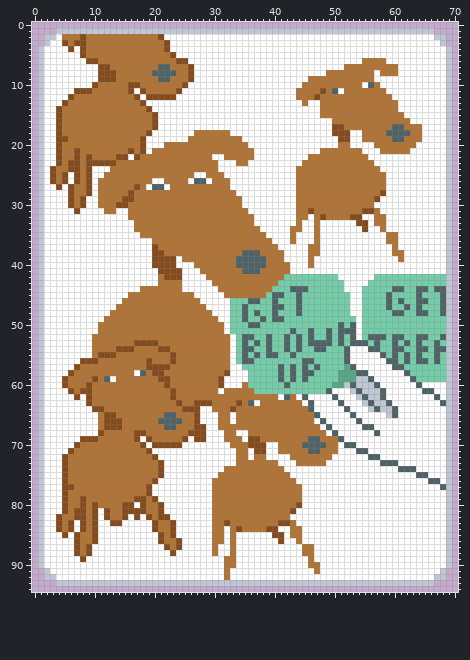
Edited in one commit: sprite sheet (assets/1x/dogdeck.png). That is the earlier state.
The file is 71x95 pixels.
After:
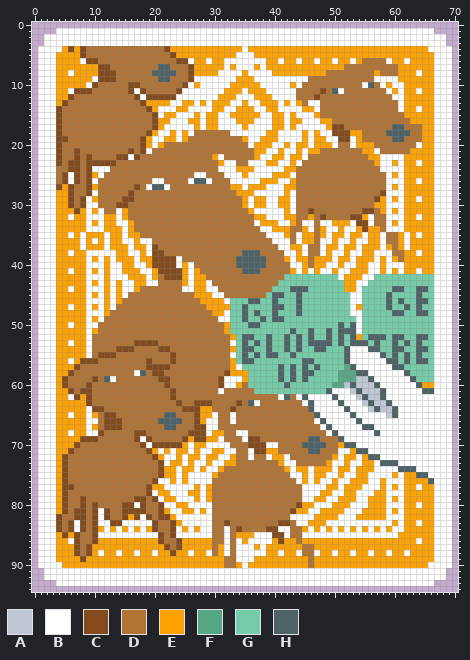
Palette (. is transparent): A #bfc7d5  B #ffffff  C #864b1c  D #b27435  E #fda200  F #56a786  G #74cca8  H #4f6367
Change:
Changed rows in their new state; - is an unchanged pixel.
first column x 1:
 1 ---BBBBBBBBBBBBBBBBBBBBBBBBBBBBBBBBBBBBBBBBBBBBBBBBBBBBBBBBBBBBBBB---
 2 -BB-BBBBBBBBBBBBBBBBB---------------------------------------------BB-
 3 -B--BBBBBBBBBBBBBBBBBB---------------------------------------------B-
 4 B---E-E---------------EEEEEEEEEEEE-EEEEEEEEEEEEEEEEEEEEEEEEEEEEEE---B
 5 B--EEEE----------------EEEEEEEEEE---EEEEEEEEEEEEEEEEEEEEEEEEEEEEEE--B
 6 B--EEEE-------------------EE-EE-------EE-EE-EE-EE-EE-E-----EE-EEEE--B
 7 B--EEEEEEE----------------EEEEE-E---E-EEEEEEEEEEEEE---------EEEEEE--B
 8 B--EE-EEEE----------------EEEE----E----EEEEEEEEE--------E---EEE-EE--B
 9 B--EEEEEE------------------------EEE------------------------EEEEEE--B
10 B--EEEEE------------------E-----EEEEE-----E---------------E--EEEEE--B
11 B--EE--------------------------EEE-EEE---------------------E-EE-EE--B
12 B--EE-------------------------EEE---EEE----------------------EEEEE--B
13 B--E--------------EEEE--EE-E-EEE--E--EEE-E-E-----------------EEEEE--B
14 B------------------E---EE----EE--EEE--EE----EE---------------EE-EE--B
15 B--------------------EE---E-EE--EEEEE--EE-E---E--------------EEEEE--B
16 B-------------------EE---EE-EE---EEE---EE-EE---EE-------------EEEE--B
17 B-------------------E-----E-EE----E----EE-E-----E---------------EE--B
18 B------------------E--E-E-------------EE----E-E-----EE----------EE--B
19 B-----------------E--EE-E---------E--EEE----E-EE-----E----------EE--B
20 B-----------------E-E---------------EEE--E-EE-EEE----EEE--------EE--B
21 B-----------------------------------EE--E--E-EE-------EE------EEEE--B
22 B----------------------------E------E--EE-EE-----------EE----EEEEE--B
23 B-----------------------------E-------EE--E-------------E--E-EE-EE--B
24 B-B------------------------------EEE-----EE------------------EEEEE--B
25 B-B------E------------------------E----EEE-----------------E-EEEEE--B
26 B-B----------------------------------EEE--E------------------EE-EE--B
27 B---E----E----------------------EE-EEE---EE----------------E-EEEEE--B
28 B--EE----------------------------EEE-----E-------------------EEEEE--B
29 B--EE----E------------------------E-EE--EE---------------E-E-EE-EE--B
30 B--EE-----------------------------E-EE--EE--------------EE---EEEEE--B
31 B--EEE-E-E----E--------------------E-----E---------------E-E-EEEEE--B
32 B--EE-EE---EE-E---------------------EE---EE--E--------E------EE-EE--B
33 B--EEEEE-E-EE--E---------------------EEE--E------EEE-------E-EEEEE--B
34 B--EEEEE---EEE-E-----------------------EEE--E--E--E--E-EE----EEEEE--B
35 B--EE-E-EEE-EE-EE------------------------E--EE-E-EE-EE-EE---E-E-EE--B
36 B--EEEE-E-E-EE--E---------------------------EE---E--E--EE---E-EEEE--B
37 B--EEEE-EEE-EEE-EE------------------------EE----EE-EE-EEE-E-E-EEEE--B
38 B--EE-EE-----EE--E-------------------------E----E--E--EE-----EE-EE--B
39 B--EEEEE-E-E-EEE-EE----------------------E-EE-EEE-EE-EEE-E-E-EEEEE--B
40 B--EEEEE---E--EE--E-----E-------------------E-EE--E--EE--E---EEEEE--B
41 B--EE-EE-E-E--EEE--E----E-E---------------E-E-E--E--EEE--E-E-EE-EE--B
42 B--EEEEE---E---EEE-E----E-EE-----------------------EEE------------BBB
43 B--EEEEE-E-E-E--EE------E-EE-----------------------EE-------------BBB
44 B--EE-EE---E-E--E---------EE-----------------------EE-------------BBB
45 B--EEEEE-E-E-E------------EEE-------------------------------------BBB
46 B--EEEEE---E-E-------------EEEE-----------------------------------BBB
47 B--EE-EE-E-E----------------EEEE---------------------E------------BBB
48 B--EEEEE---E-----------------EE-----------------------------------BBB
49 B--EEEEE-E--------------------------------------------------------BBB
50 B--EE-EE-----------------------E----------------------------------BBB
51 B--EEEEE-E---------------------E----------------------------------BBB
52 B--EEEEE------------------------E--------------------E------------BBB
53 B--EE-EE----------------------------------------------------------BBB
54 B--EEEEE------------------------E---------------------------------BBB
55 B--EEEEE----------------------------------------------------------BBB
56 B--EE-E-------------------------E---------------------------------BBB
57 B--EEE--------------------------E---------------------------------BBB
58 B--EE---------------------------EEE-------------------------------BBB
59 B--E------------------------------E-------------------------------BBB
60 B--E-----------------------------E------------------------------EE--B
61 B--EE---------------------------------------------------------------B
62 B--EE--E----------------------------------------------------------B-B
63 B--EEEEE-----------------------------------------------------------BB
64 B--EEEEE-------------------EE---------------------------------------B
65 B--EE-EE-E-----------------EE---------------------------------------B
66 B--EEEEE-------------------E----------------------------------------B
67 B--EEEEE-E----------------------------------------------------------B
68 B--EE-EE---------------------EE-------------------------------------B
69 B--EEEE------------------E--EE--------------------------------------B
70 B--EEE------------------E-EE----------------------E-----------------B
71 B--EE--------------E-E-EE-E--EE-------EE------------E---------------B
72 B--E----------------E--E-EE-EE--E------EE--------E-EE-E-------------B
73 B--E------------------EE-E--E--EE-------E-------E--E--EE------------B
74 B--E-----------------EE-EE-E--E----------E-EE-EEE-EE-EEE------------B
75 B--E-----------------EE-E----E--------------E-EE--E--EE----E-EE-----B
76 B--E------------------E-E-------------------E-E--E--EEE--E---EEEE-B-B
77 B--E---------------EE-----E-E-------------------EE-EEE---E-E-EE-EE-BB
78 B--E----------------EE---EE-E------------------EE--EE---EE---EEEEE--B
79 B--E-----------------EE---E-E-----------------EE--EEE--EEE-E-EEEEE--B
80 B--E-------------------EE-------------------EE---EEE---EEE---EE-EE--B
81 B--E-----------------E--EE-E---------------EE--EEEE---EEEE-E-EEEEE--B
82 B--------------E------E-----------------------EEEE---EEEEE---EEEEE--B
83 B----------------------E---------------------EEE-----------E-EE-EE--B
84 B---------E-E-E-E-E-----E-E-----------------E-E-E-E-E-E-E-E--EEEEE--B
85 B--E-E---------------------------EEE------------------------EEEEEE--B
86 B--EE-----EEEEEEEEEE----EEEEE-----E----E-EE-EEEEEEEEEEEEEEEEEEE-EE--B
87 B--EEE---EEEEEEEEEEEE---EEEEE-E-----E-EEEEEE--EEEEEEEEEEEEEEEEEEEE--B
88 B--EEE---E-EE-EE-EE-EE-EE-EE--E-------EE-EE----EE-EE-EE-EE-EE-EEEE--B
89 B--EEEE-EEEEEEEEEEEEEEEEEEEEEEE-----EEEEEEEEE-EEEEEEEEEEEEEEEEEEEE--B
90 B---EEEEEEEEEEEEEEEEEEEEEEEEEEE--E-EEEEEEEEEE-EEEEEEEEEEEEEEEEEEE---B
91 -B-----------------------------B--------------B--------------------B-
92 -BB----------------------------B----------------------------------BB-
93 ---BBBBBBBBBBBBBBBBBBBBBBBBBBBBBBBBBBBBBBBBBBBBBBBBBBBBBBBBBBBBBBB---
Pixel boxes of the changes (left, top, right, bottom) in both pictures:
changed: (38, 28, 452, 586)
